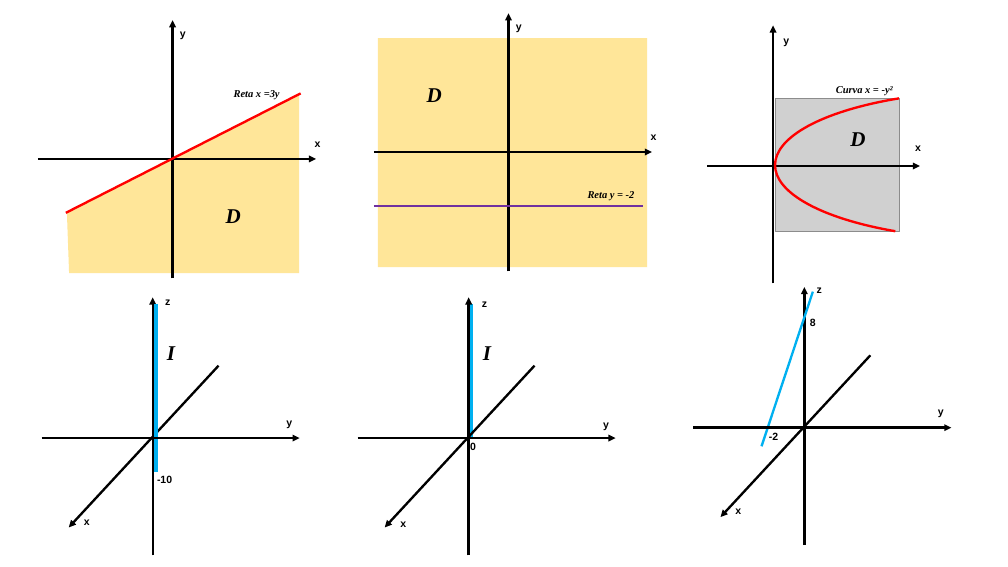
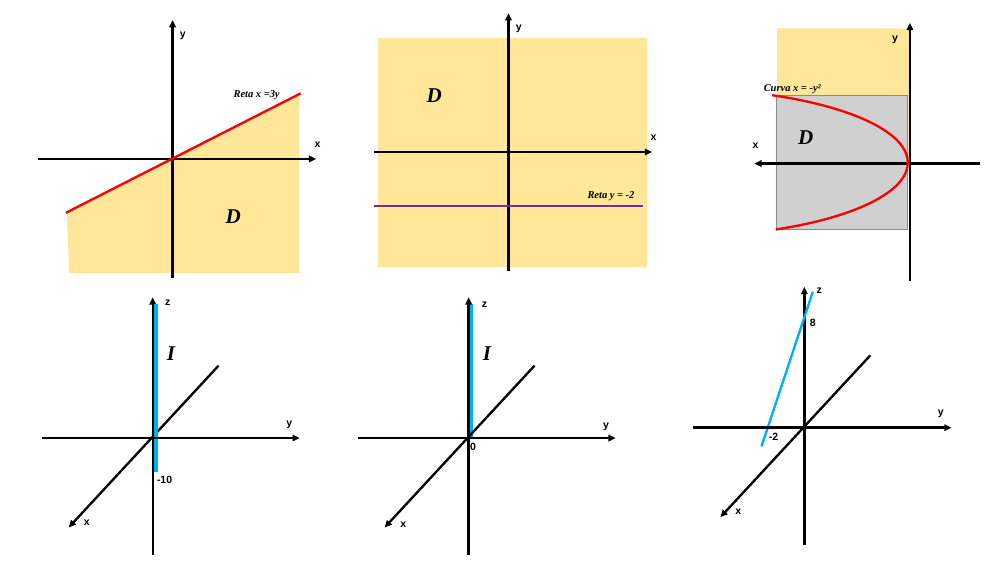
Before and after one commit to joaopsilvam88/E-book-C2, a slide deck: slide 5 of Imagens/Gráficos.pptx. Drawn at 1008x567 pixels with LibreOffice and Linux fonts; fonts in the diff are those of the drawing; grey boxes stand for pictures. Boxes give left, top, right and bottom in pixels: in the first picture for what was removed or moved away, otherwise in the second. Text is boxed around its words. In the diff, an @@ line names an element or a change of style, - is before the commit and + after.

```diff
--- a/Imagens/Gráficos.pptx
+++ b/Imagens/Gráficos.pptx
@@ rectangle added at (x1=777, y1=29, x2=910, y2=165), fill #FFE699 @@
@@ text "y" moved from (x1=783, y1=38, x2=789, y2=46) to (x1=892, y1=35, x2=898, y2=43) @@
@@ arrow moved from (774, 284) - (774, 26) to (910, 281) - (910, 23) @@
@@ arc (boxed as its full ellipse) at (x1=440, y1=88, x2=907, y2=237): mirrored; rotation 90 to 270 degrees @@
@@ text "Curva x = -y²" moved from (x1=836, y1=86, x2=893, y2=96) to (x1=764, y1=83, x2=821, y2=94) @@
@@ picture resized from (x1=776, y1=98, x2=900, y2=232) to (x1=776, y1=96, x2=907, y2=230) @@
@@ text "D" moved from (x1=850, y1=132, x2=865, y2=146) to (x1=798, y1=130, x2=813, y2=144) @@
@@ text "x" moved from (x1=915, y1=145, x2=921, y2=151) to (x1=753, y1=142, x2=759, y2=148) @@
@@ arrow moved from (707, 166) - (920, 166) to (980, 163) - (755, 163) @@
```
Also in this commit, not shown: 2 other slides changed.
